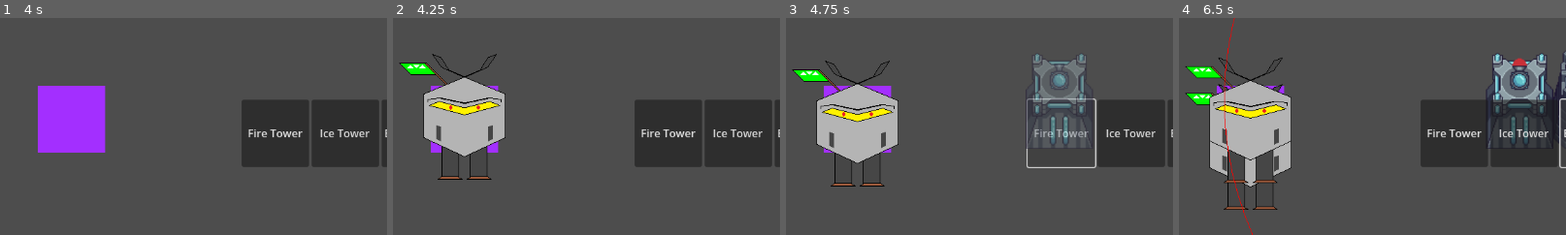
Above: before the commit, frames 1-4 (left to right).
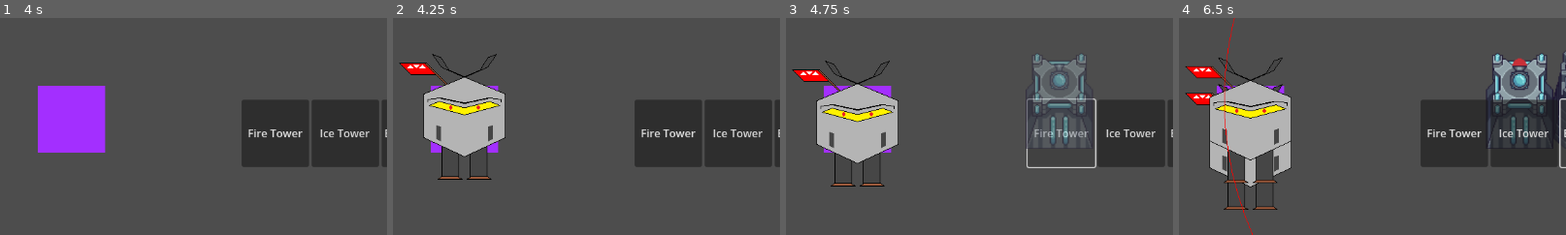
Above: after the commit, the same moments.

Repository: m-conti/melonjam2023
Game: Godot game, scene res://game.tscn
Two runs of this game, one before a commit and one after it. Both use one fixed random seed, a clock stepped at 60 frames per second and the inputs below.
Inputs (mouse positions are % of the whole screen's width and height, from its top left):
- Up to frame 1 (4 s): click (46, 44) at 0.52 s; type "Alex" at 0.6 s; click "Host" at 1.25 s; click "START!" at 2 s; click "Shop" at 2.75 s; click "Towers" at 3.5 s
- Up to frame 2 (4.25 s): no input
- Up to frame 3 (4.75 s): click "Fire Tower" at 4.25 s
- Up to frame 4 (6.5 s): click "Ice Tower" at 5 s; click "Bomb Tower" at 5.75 s
The pictures show only the part of the screen within x 21-71%, y 31-81%; the shares and areas given below are measured in that part.

Frame 1 is identical in both runs. In frame 2, 0.3% of the frame differs, in the area x 2-11%, y 20-26%; in frame 3, 0.3%; in frame 4, 0.6%, in the area x 2-11%, y 22-41%.

Commit message:
refactored a bit of Enemy

Diff:
--- a/Enemies/Enemy.gd
+++ b/Enemies/Enemy.gd
@@ -8,6 +8,10 @@
 @export var fly: bool = false
 
 @onready var map: Map = get_parent().get_parent()
+
+var shaders = [
+	preload("res://Enemies/Shaders/Enemy.gdshader"),
+	preload("res://Enemies/Shaders/Ally.gdshader")]
 
 var target_case: Vector2i
 var prev_case: Vector2i
@@ -22,6 +26,7 @@
 func init(player_number: int, current_case: Vector2i):
 	$HitBox.set_collision_layer_value(player_number, true)
 	$HitBox.set_collision_mask_value(player_number, true)
+	$Sprite2D.material.shader = shaders[player_number - 1]
 
 	target_case = current_case
 	prev_case = current_case
@@ -47,7 +52,7 @@
 
 
 func get_next_case() -> Vector2i:
-	var neighbours = [Vector2i(1, 0), Vector2i(0, 1), Vector2i(-1, 0), Vector2i(0, -1)]
+	var neighbours = [Vector2i.RIGHT, Vector2i.DOWN, Vector2i.LEFT, Vector2i.UP]
 	neighbours.shuffle()
 
 	for neighbour in neighbours:
--- a/Enemies/Enemy.tscn
+++ b/Enemies/Enemy.tscn
@@ -1,9 +1,11 @@
-[gd_scene load_steps=5 format=3 uid="uid://bv2qtaqo8tdpm"]
+[gd_scene load_steps=6 format=3 uid="uid://bv2qtaqo8tdpm"]
 
 [ext_resource type="Script" path="res://Enemies/Enemy.gd" id="1_8h1ux"]
 [ext_resource type="Texture2D" uid="uid://dhrndp70oikx6" path="res://Enemies/enemy.png" id="2_qehd4"]
 
 [sub_resource type="CircleShape2D" id="CircleShape2D_0hbpv"]
+
+[sub_resource type="ShaderMaterial" id="ShaderMaterial_mjpbo"]
 
 [sub_resource type="SceneReplicationConfig" id="SceneReplicationConfig_y6kew"]
 properties/0/path = NodePath(".:position")
@@ -22,6 +24,7 @@
 shape = SubResource("CircleShape2D_0hbpv")
 
 [node name="Sprite2D" type="Sprite2D" parent="."]
+material = SubResource("ShaderMaterial_mjpbo")
 texture = ExtResource("2_qehd4")
 
 [node name="MultiplayerSynchronizer" type="MultiplayerSynchronizer" parent="."]
